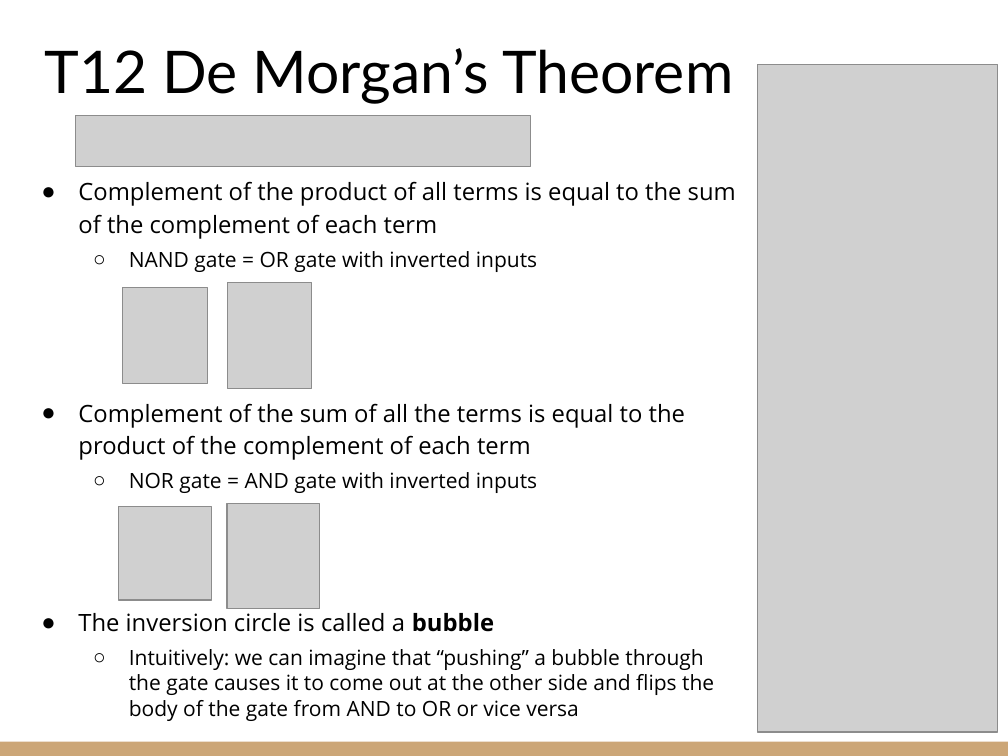
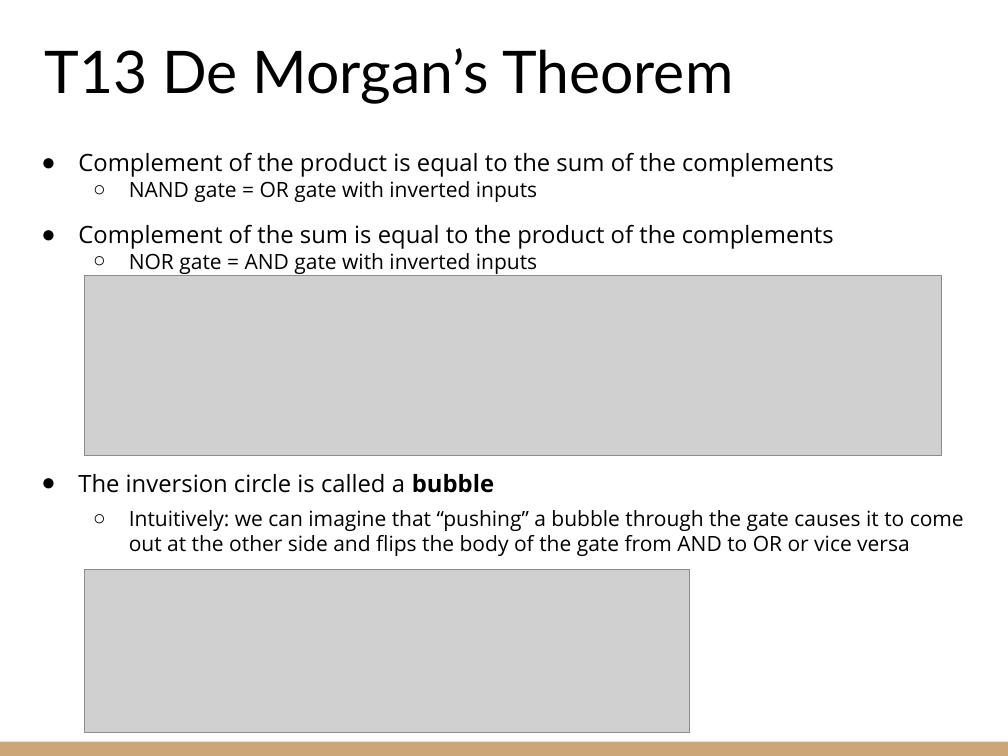
Before and after one commit to riccardoberta/esd, a slide deck: slide 16 of 05 - Boolean Algebra/slides.pptx. Drawn at 1008x756 pixels with LibreOffice and Linux fonts; fonts in the diff are those of the drawing; grey boxes stand for pictures. Boxes give left, top, right and bottom in pixels: in the first picture for what was removed or moved away, otherwise in the second. Text is boxed around its words. In the diff, an @@ line names an element or a change of style, - is before the commit and + after.

```diff
--- a/05 - Boolean Algebra/slides.pptx
+++ b/05 - Boolean Algebra/slides.pptx
@@ title at bbox=[44, 48, 733, 104]: text changed @@
-T12 De Morgan’s Theorem
+T13 De Morgan’s Theorem
@@ picture removed at bbox=[758, 65, 998, 732] @@
@@ picture removed at bbox=[76, 116, 530, 166] @@
@@ text at bbox=[78, 152, 834, 177]: text changed @@
-● Complement of the product of all terms is equal to the sum
-  of the complement of each term
+● Complement of the product is equal to the sum of the complements
@@ text at bbox=[129, 181, 537, 276]: less space between paragraphs @@
@@ text at bbox=[78, 224, 834, 249]: text changed @@
-● Complement of the sum of all the terms is equal to the
-  product of the complement of each term
+● Complement of the sum is equal to the product of the complements
@@ picture added at bbox=[85, 276, 941, 456] @@
@@ picture removed at bbox=[123, 287, 208, 383] @@
@@ picture removed at bbox=[227, 282, 311, 389] @@
@@ picture removed at bbox=[119, 506, 212, 600] @@
@@ picture removed at bbox=[227, 503, 320, 609] @@
@@ picture added at bbox=[85, 570, 689, 732] @@
```
Also in this commit, not shown: 22 other slides changed, 2 slides added, 6 slides removed, 7 other files.
